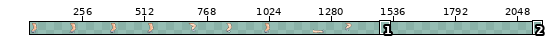
Sprite sheet -- Assets/front_leg.png. The first picture is a wide view before the edit; the outline marks the close-up.
Close-up. Before the edit:
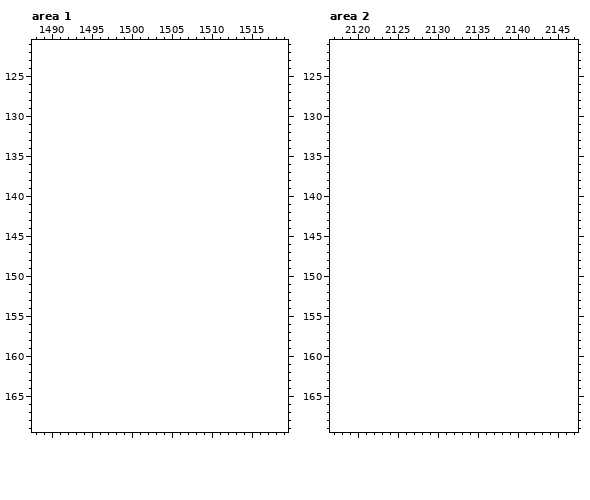
The file is 1440x180 pixels. Shown: area 1: x 1488..1519, y 121..169; area 2: x 2117..2147, y 121..169. The old version is drawn lined up with the new one, on the new canvas. The wide view leaves out empty margins. The commit also changed other parts of the picture, which this record leaves out.
Palette (. is transparent): 
New version:
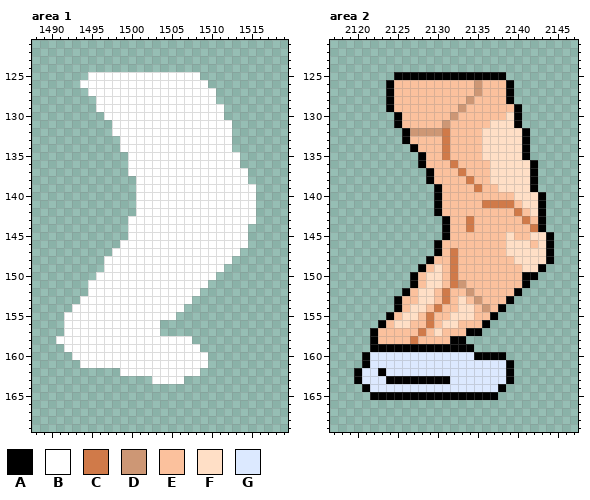
Colours new in this view: A #000000  B #ffffff  C #d07a49  D #cd9775  E #fbc19d  F #ffdfc6  G #dce9ff
Change:
canvas 1440x180 -> 2240x180
Changed rows in their new state; - is an unchanged pixel.
Area 1:
first column x 1491:
125 ----BBBBBBBBBBBBBB-------
126 ---BBBBBBBBBBBBBBBB------
127 ----BBBBBBBBBBBBBBBB-----
128 -----BBBBBBBBBBBBBBB-----
129 -----BBBBBBBBBBBBBBBB----
130 ------BBBBBBBBBBBBBBB----
131 -------BBBBBBBBBBBBBBB---
132 -------BBBBBBBBBBBBBBB---
133 --------BBBBBBBBBBBBBB---
134 --------BBBBBBBBBBBBBB---
135 ---------BBBBBBBBBBBBBB--
136 ---------BBBBBBBBBBBBBB--
137 ---------BBBBBBBBBBBBBBB-
138 ----------BBBBBBBBBBBBBB-
139 ----------BBBBBBBBBBBBBBB
140 ----------BBBBBBBBBBBBBBB
141 ----------BBBBBBBBBBBBBBB
142 ----------BBBBBBBBBBBBBBB
143 ---------BBBBBBBBBBBBBBBB
144 ---------BBBBBBBBBBBBBBB-
145 ---------BBBBBBBBBBBBBBB-
146 --------BBBBBBBBBBBBBBBB-
147 -------BBBBBBBBBBBBBBBB--
148 ------BBBBBBBBBBBBBBBB---
149 ------BBBBBBBBBBBBBBB----
150 -----BBBBBBBBBBBBBBB-----
151 ----BBBBBBBBBBBBBBB------
152 ----BBBBBBBBBBBBBB-------
153 ---BBBBBBBBBBBBBB--------
154 --BBBBBBBBBBBBBB---------
155 -BBBBBBBBBBBBBB----------
156 -BBBBBBBBBBBB------------
157 -BBBBBBBBBBBB------------
158 BBBBBBBBBBBBBBBBB--------
159 -BBBBBBBBBBBBBBBBB-------
160 --BBBBBBBBBBBBBBBBB------
161 ---BBBBBBBBBBBBBBBB------
162 --------BBBBBBBBBB-------
163 ------------BBBB---------
Area 2:
first column x 2120:
125 -----AAAAAAAAAAAAAA------
126 ----AEEEEEEEEEEDEEEA-----
127 ----AEEEEEEEEEEDEEEA-----
128 ----AEEEEEEEEEDEEEEA-----
129 ----AEEEEEEEEDEEEEEEA----
130 -----AEEEEEEDEEEEEEFA----
131 -----AEEEEEDEEEEEFFFA----
132 ------ADDDDCEEEEFFFFFA---
133 ------AEEEECEEEEFFFFFA---
134 -------AEEECEEEEFFFFFA---
135 --------AEECEEEEFFFFFA---
136 --------AEEECEEEEFFFFFA--
137 ---------AEEECEEEFFFFFA--
138 ---------AEEEECEEFFFFFA--
139 ----------AEEEECEEFFFFA--
140 ----------AEEEEEEEEEFFFA-
141 ----------AEEEEECCCCEFFA-
142 ----------AEEEEEEEEECEFA-
143 -----------AEECEEEEEECEA-
144 -----------AEECEEEEEEECA-
145 -----------AEEEEEEEFEEFFA
146 ----------AEEEEEEEEFFFEFA
147 ----------AECEEEEEEFFFFFA
148 ---------AEECEEEEEEEFFFFA
149 --------AEFECEEEEEEEEFFA-
150 -------AEFFECEEEEEEEEAA--
151 -------AEFFECDEEEEEEEA---
152 ------AEFFECEEDEEEEEA----
153 -----AEEFFECEFEDEEEA-----
154 -----AEFFECEEFFEDEA------
155 ----AEFFECEEFFFEEA-------
156 ---AEFFEECEFFEEEA--------
157 --AEEEEECEFEEEAA---------
158 --AEEEECEEEEAA-----------
159 --AAAAAAAAAAAAA----------
160 -AGGGGGGGGGGGGGAAAA------
161 -AGGGGGGGGGGGGGGGGGA-----
162 AGGAGGGGGGGGGGGGGGGA-----
163 AGGGAAAAAAAAGGGGGGGA-----
164 -AGGGGGGGGGGGGGGGGA------
165 --AAAAAAAAAAAAAAAA-------
Pixel boxes of the changes (left, top, right, bottom) in both close-ups:
added: (56, 72, 256, 384)
added: (354, 72, 554, 400)
